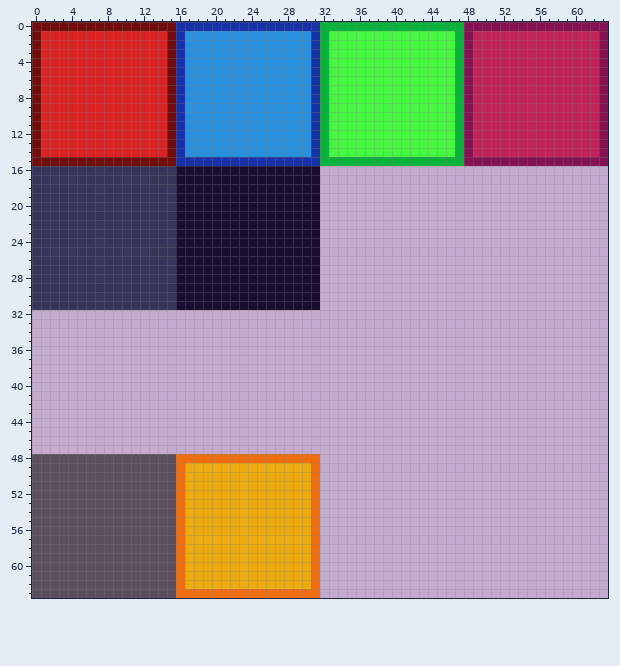
File history of a pixel-art sprite, block.png. Above is the file before it was changed.
The file is 64x64 pixels.
After the commit:
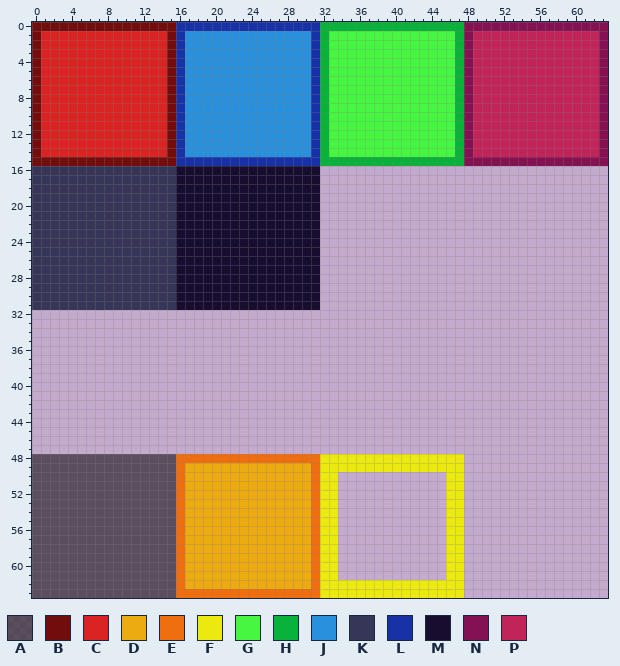
Palette (. is transparent): A #00000088  B #720d0d  C #da2424  D #ecab11  E #ef6e10  F #ece910  G #47f641  H #08b23b  J #2890dc  K #353658  L #1831a7  M #180d2f  N #841252  P #c12458
Changes in this commit:
y 48..49: x 32..47 ................ -> FFFFFFFFFFFFFFFF
y 50..61: x 32..33 .. -> FF; x 46..47 .. -> FF
y 62..63: x 32..47 ................ -> FFFFFFFFFFFFFFFF
Where, in picture pixels (left, top, right, bottom), the same in both pictures:
added: (320, 454, 464, 598)
